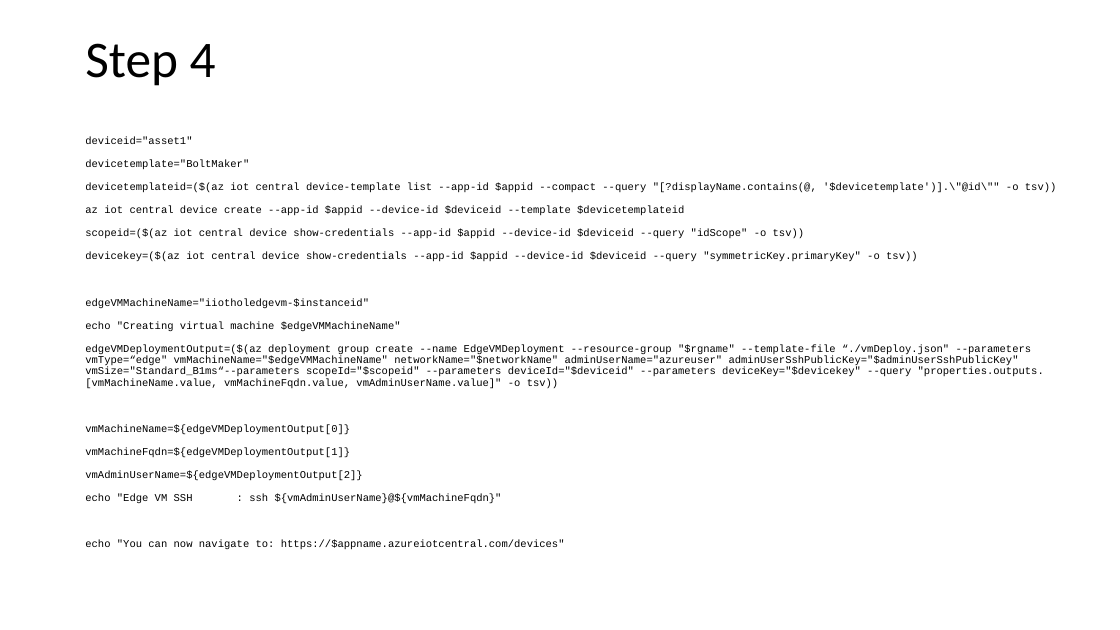
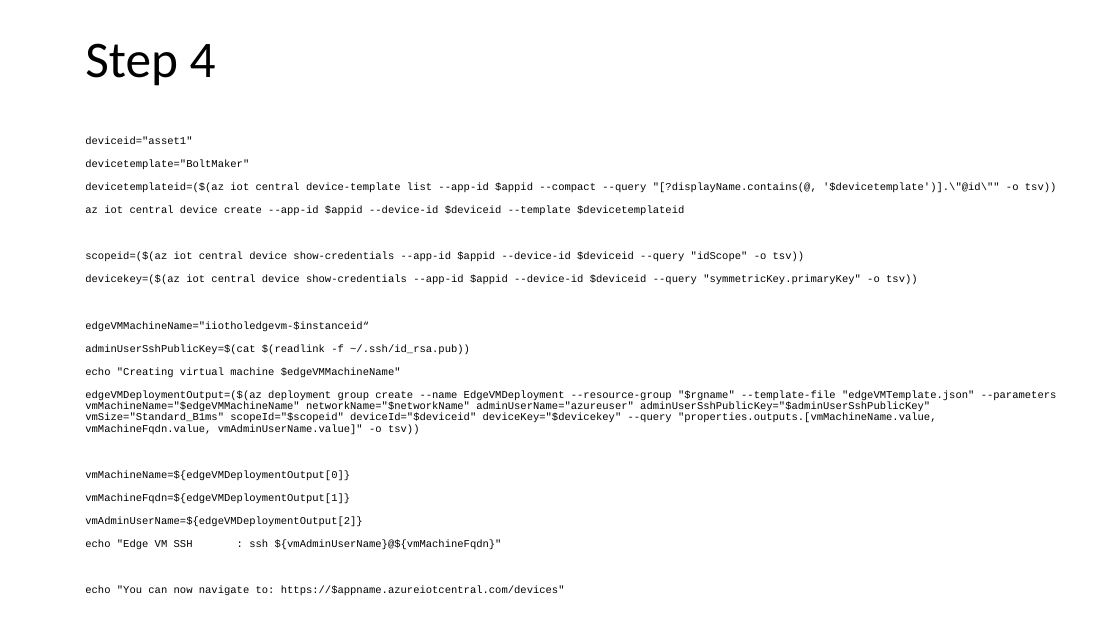
Before and after one commit to onderyildirim/iotcentral-iiot-lab, a slide deck: slide 8 of iotcentral-iiot-hol.pptx. Drawn at 1120x630 pixels with LibreOffice and Linux fonts; fonts in the diff are those of the drawing. Boxes give left, top, right and bottom in pixels: in the first picture for what was removed or moved away, otherwise in the second. Text is boxed around its words. In the diff, an @@ line names an element or a change of style, - is before the commit and + after.

```diff
--- a/iotcentral-iiot-hol.pptx
+++ b/iotcentral-iiot-hol.pptx
@@ text at (x1=85, y1=321, x2=470, y2=355): text changed @@
-edgeVMMachineName="iiotholedgevm-$instanceid"
+edgeVMMachineName="iiotholedgevm-$instanceid“
+adminUserSshPublicKey=$(cat $(readlink -f ~/.ssh/id_rsa.pub))
@@ text at (x1=85, y1=390, x2=1057, y2=435): text changed @@
-edgeVMDeploymentOutput=($(az deployment group create --name EdgeVMDeployment --resource-group "$rgname" --template-file “./vmDeploy.json" --parameters vmType=“edge" vmMachineName="$edgeVMMachineName" networkName="$networkName" adminUserName="azureuser" adminUserSshPublicKey="$adminUserSshPublicKey" vmSize="Standard_B1ms“--parameters scopeId="$scopeid" --parameters deviceId="$deviceid" --parameters deviceKey="$devicekey" --query "properties.outputs.[vmMachineName.value, vmMachineFqdn.value, vmAdminUserName.value]" -o tsv))
+edgeVMDeploymentOutput=($(az deployment group create --name EdgeVMDeployment --resource-group "$rgname" --template-file "edgeVMTemplate.json" --parameters vmMachineName="$edgeVMMachineName" networkName="$networkName" adminUserName="azureuser" adminUserSshPublicKey="$adminUserSshPublicKey" vmSize="Standard_B1ms" scopeId="$scopeid" deviceId="$deviceid" deviceKey="$devicekey" --query "properties.outputs.[vmMachineName.value, vmMachineFqdn.value, vmAdminUserName.value]" -o tsv))
```
Also in this commit, not shown: 1 other slide changed, 2 other files.
